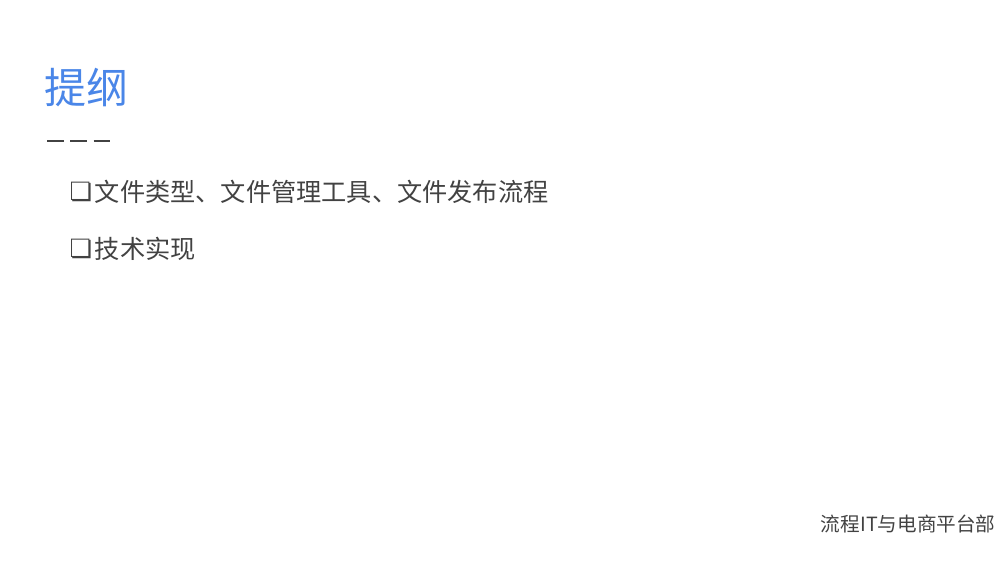
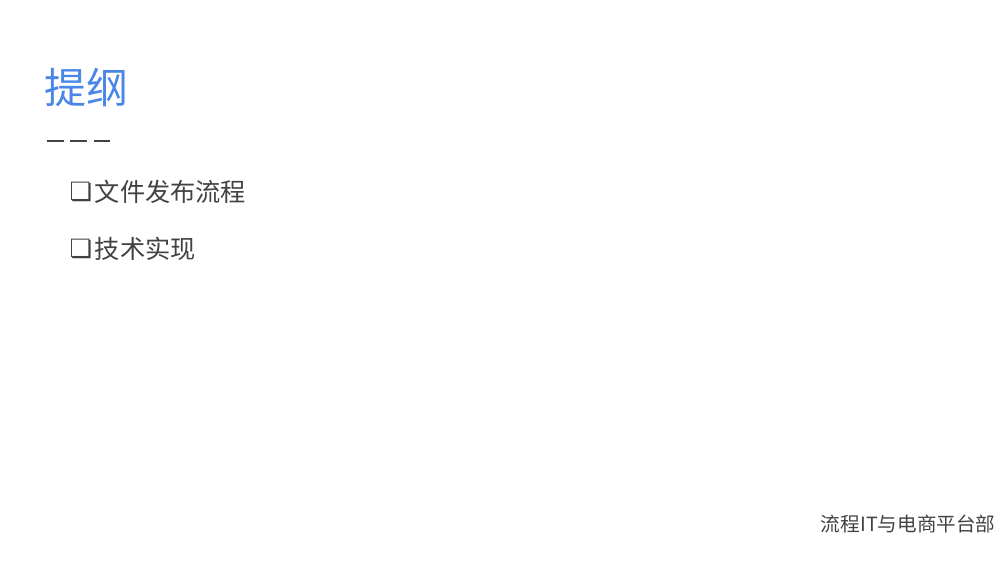
Before and after one commit to shekobe/test, a slide deck: slide 5 of 文件发布管理.pptx. Drawn at 1008x567 pixels with LibreOffice and Linux fonts; fonts in the diff are those of the drawing; background and template pictures are left out. Boxes give left, top, right and bottom in pixels: in the first picture for what was removed or moved away, otherwise in the second. Text is boxed around its words. In the diff, an @@ line names an element or a change of style, - is before the commit and + after.

```diff
--- a/文件发布管理.pptx
+++ b/文件发布管理.pptx
@@ text at (95, 180, 246, 203): text changed @@
-❏ 文件类型、文件管理工具、文件发布流程
+❏ 文件发布流程
```
Also in this commit, not shown: 1 other slide changed.
